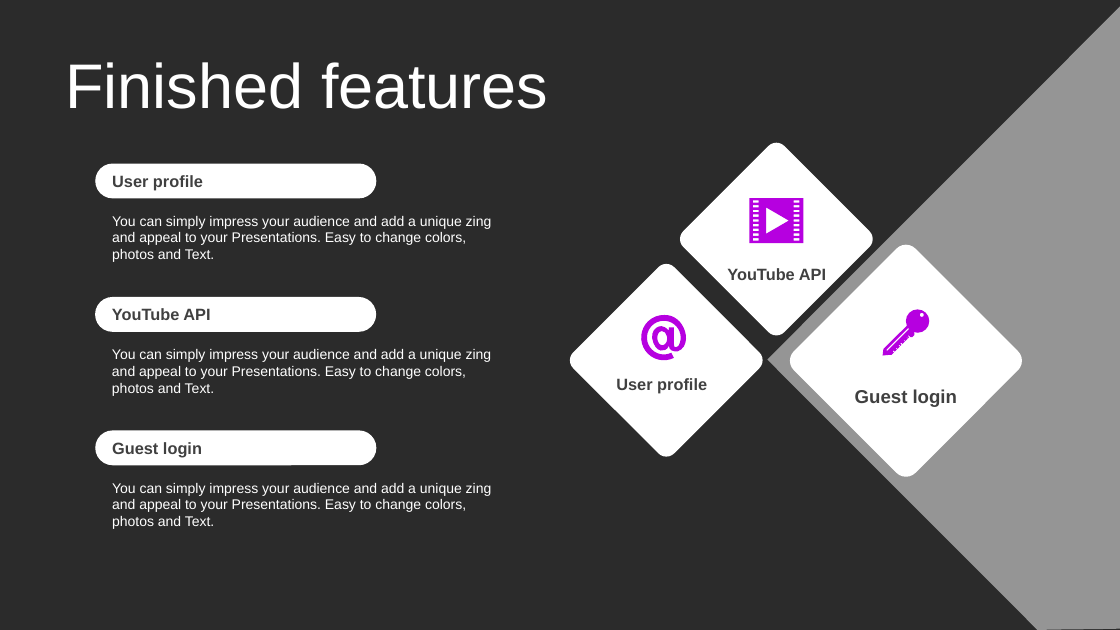
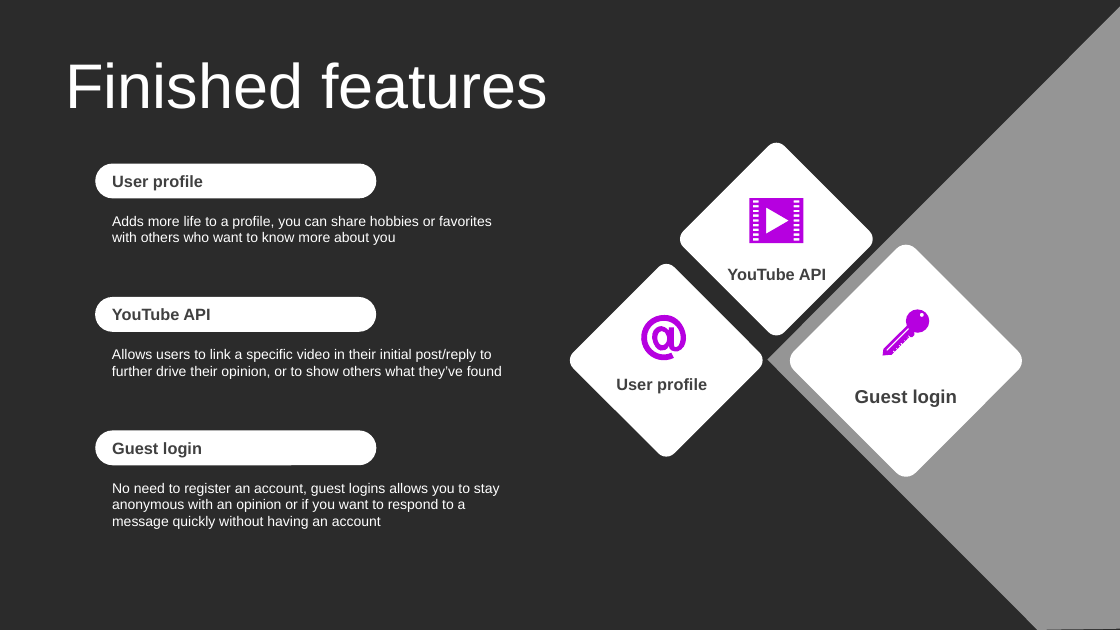
Before and after one commit to cen4010-s2019-g01/TeamProject, a slide deck: slide 9 of CritiqueCafe Project/M5PPT-WIP.pptx. Drawn at 1120x630 pixels with LibreOffice and Linux fonts; fonts in the diff are those of the drawing; background and template pictures are left out; a plain dark background stands for a picture behind light text. Boxes give left, top, right and bottom in pixels: in the first picture for what was removed or moved away, otherwise in the second. Text is boxed around its words. In the diff, an @@ line names an element or a change of style, - is before the commit and + after.

```diff
--- a/CritiqueCafe Project/M5PPT-WIP.pptx
+++ b/CritiqueCafe Project/M5PPT-WIP.pptx
@@ text at [112, 216, 492, 245]: text changed @@
-You can simply impress your audience and add a unique zing and appeal to your Presentations. Easy to change colors, photos and Text.
+Adds more life to a profile, you can share hobbies or favorites with others who want to know more about you
@@ text at [112, 349, 502, 379]: text changed @@
-You can simply impress your audience and add a unique zing and appeal to your Presentations. Easy to change colors, photos and Text.
+Allows users to link a specific video in their initial post/reply to further drive their opinion, or to show others what they’ve found
@@ text at [112, 483, 500, 529]: text changed @@
-You can simply impress your audience and add a unique zing and appeal to your Presentations. Easy to change colors, photos and Text.
+No need to register an account, guest logins allows you to stay anonymous with an opinion or if you want to respond to a message quickly without having an account
```
Also in this commit, not shown: 4 other slides changed, 1 other file.
